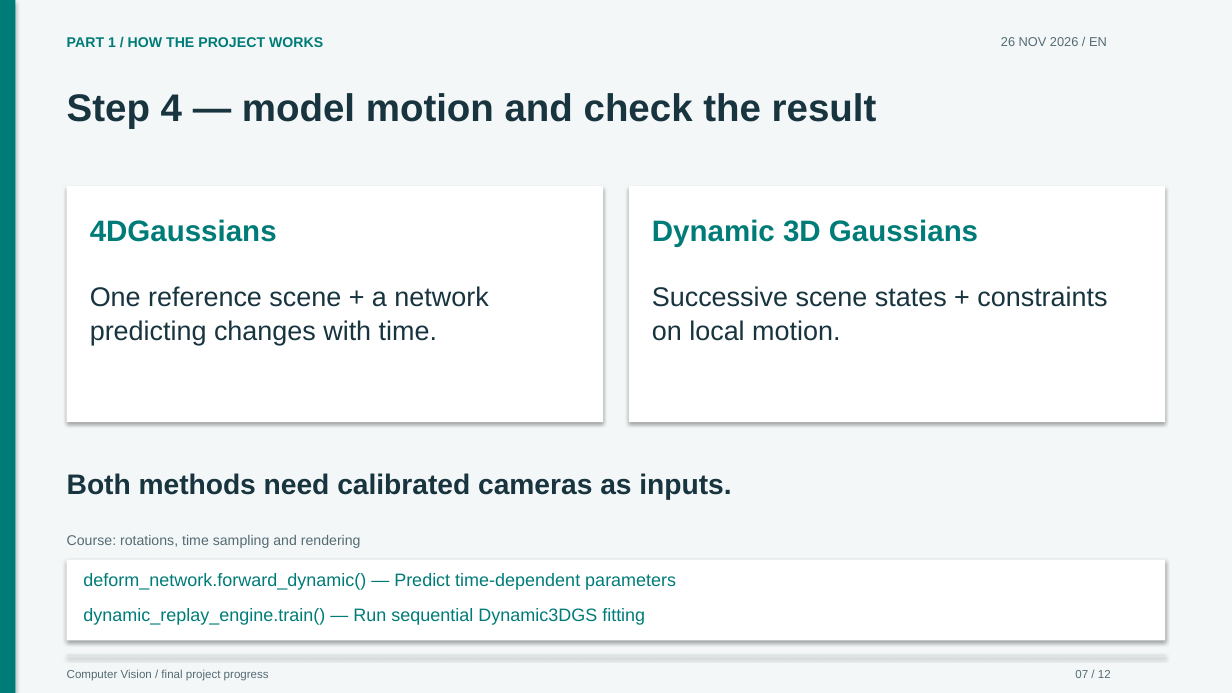
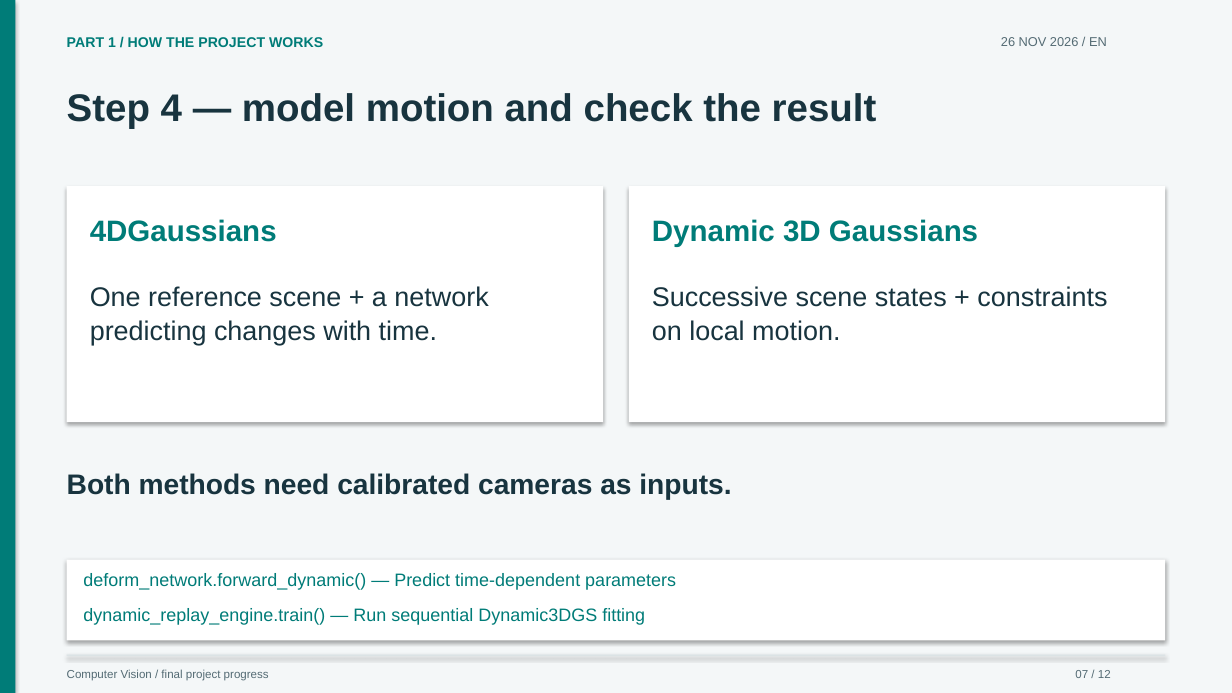
Before and after one commit to craptou/Projet_4D_Gaussian_Splatting, a slide deck: slide 7 of presentations/progress-2026-11-26.en.pptx. Drawn at 1232x693 pixels with LibreOffice and Linux fonts; fonts in the diff are those of the drawing. Boxes give left, top, right and bottom in pixels: in the first picture for what was removed or moved away, otherwise in the second. Text is boxed around its words. In the diff, an @@ line names an element or a change of style, - is before the commit and + after.

Commit message:
Remove reference-course labels from slides and oral script

```diff
--- a/presentations/progress-2026-11-26.en.pptx
+++ b/presentations/progress-2026-11-26.en.pptx
@@ text removed at [67, 535, 361, 548] @@
-Course: rotations, time sampling and rendering
```
Also in this commit, not shown: 5 other slides changed, 6 other files.
